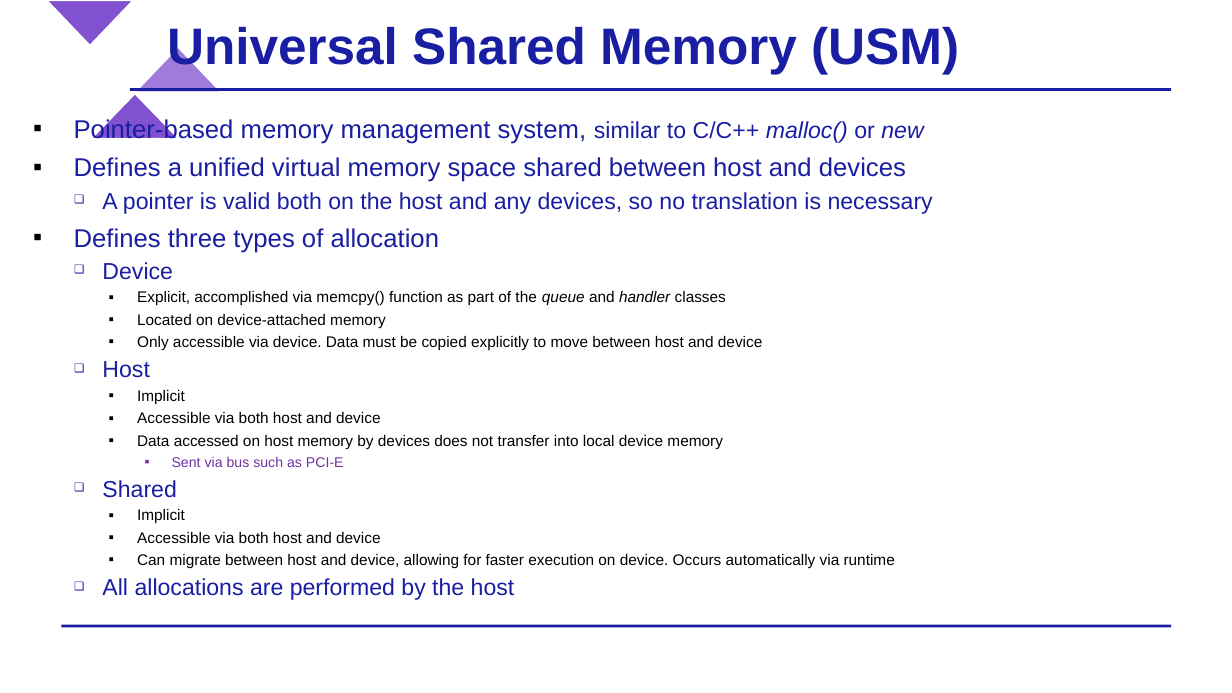
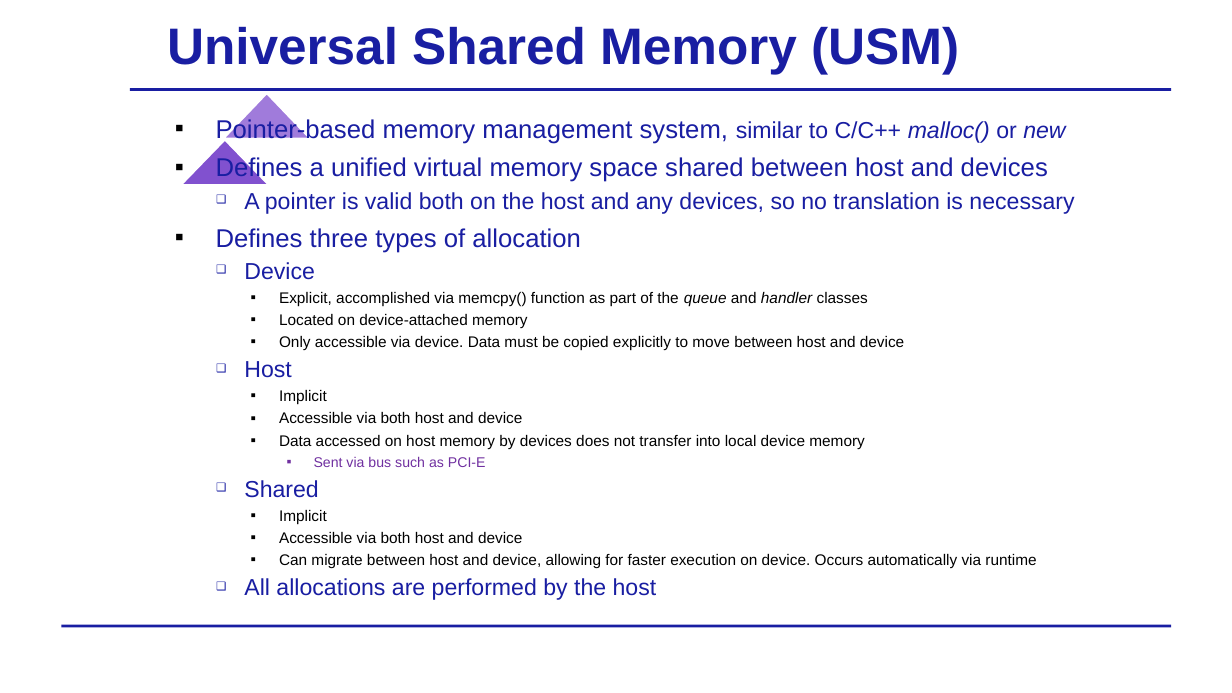
Before and after one commit to BenjaminMFindley/Reconfig-2-SYCL-DPCPP, a slide deck: slide 11 of Slides/SYCL_lecture_combined.pptx. Drawn at 1232x693 pixels with LibreOffice and Linux fonts; fonts in the diff are those of the drawing; background and template pictures are left out. Boxes give left, top, right and bottom in pixels: in the first picture for what was removed or moved away, otherwise in the second. Text is boxed around its words. In the diff, an @@ line names an element or a change of style, - is before the commit and + after.

```diff
--- a/Slides/SYCL_lecture_combined.pptx
+++ b/Slides/SYCL_lecture_combined.pptx
@@ triangle removed at (45,0,134,46) @@
@@ text "Pointer-based memory management system, similar ...": place and size @@
-text "Pointer-based memory management system, similar ..." at (74,117,933,600)
+text "Pointer-based memory management system, similar ..." at (216,117,1074,600)
@@ triangle: place and size @@
-triangle at (134,46,223,92)
+triangle at (223,92,311,139)
@@ triangle: place and size @@
-triangle at (90,92,179,139)
+triangle at (180,140,270,186)
```
Also in this commit, not shown: 28 other slides changed.
